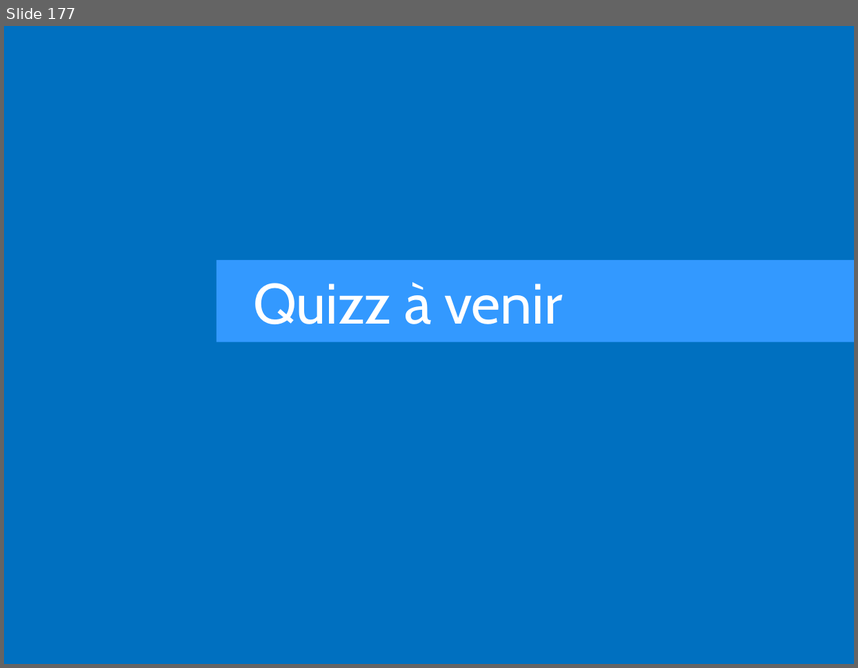
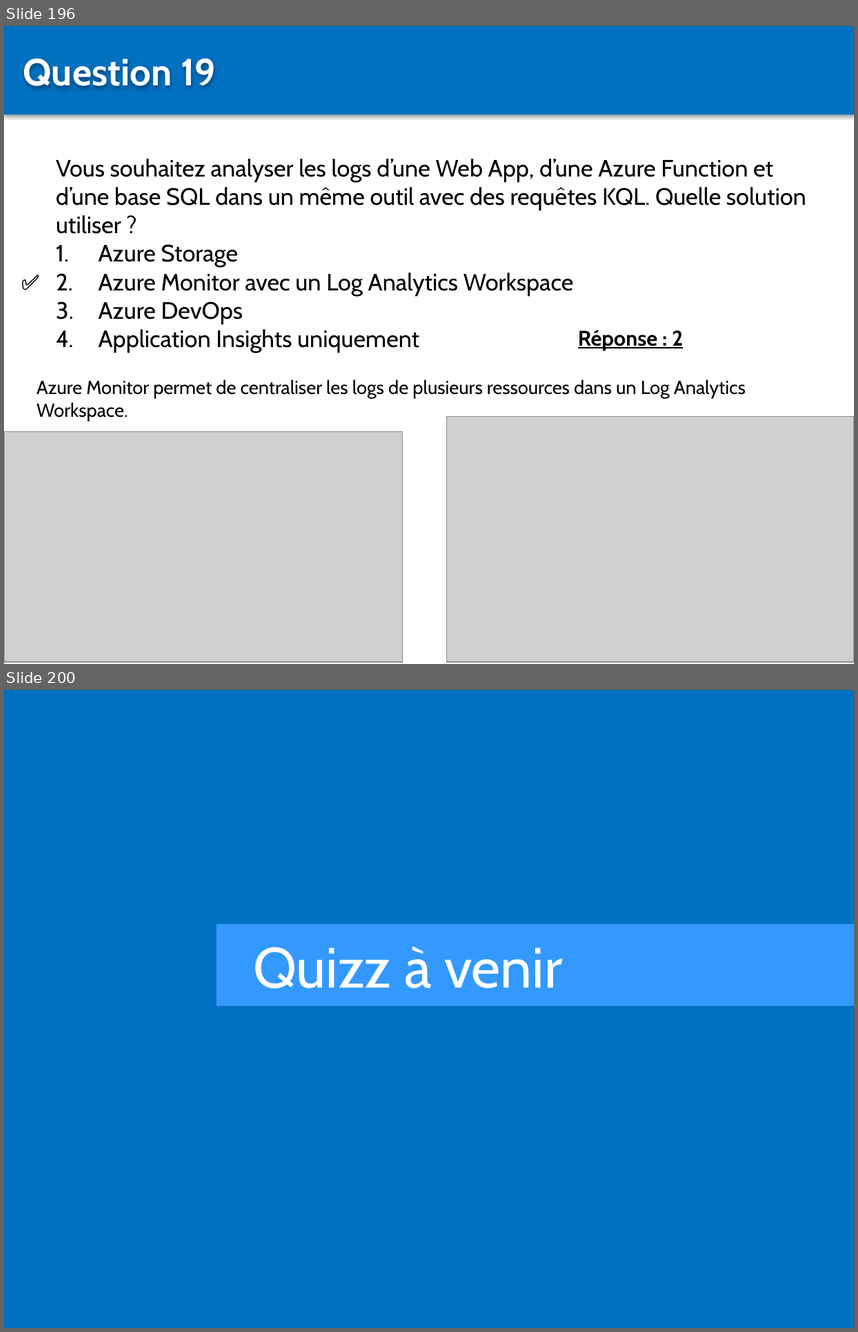
Before and after one commit to Sybaris-Classroom/az-204, a slide deck: Quiz/Quiz.pptx. Shown one above the other, each under a label of ours: slide 177 before the commit, slides 196 and 200 after it; the slides between them are not shown. The pictures are 858x668 and 858x1332 pixels, drawn with LibreOffice and Linux fonts; fonts in the diff are those of the drawing; grey boxes stand for pictures. Boxes give left, top, right and bottom in pixels: in the first picture for what was removed or moved away, otherwise in the second. Text is boxed around its words. In the diff, an @@ line names an element or a change of style, - is before the commit and + after.

```diff
--- a/Quiz/Quiz.pptx
+++ b/Quiz/Quiz.pptx
@@ slide 196 added at [4,26,854,664], background #FFFFFF @@
@@ rectangle added at [4,26,854,114], fill #0070C0 @@
@@ text added at [23,58,216,88], 32 pt, text #FFFFFF, bold @@
+Question 19
@@ text added at [56,158,806,324], 20 pt, text #000000 @@
+Vous souhaitez analyser les logs d’une Web App, d’une Azure Function et d’une base SQL dans un même outil avec des requêtes KQL. Quelle solution utiliser ?
+1. Azure Storage
+2. Azure Monitor avec un Log Analytics Workspace
+3. Azure DevOps
+4. Application Insights uniquement
@@ text added at [12,265,64,299], 18 pt, text #000000, bold @@
+✅
@@ text added at [578,330,683,350], 18 pt, text #000000, bold, underline @@
+Réponse : 2
@@ text added at [36,379,746,421], 16 pt, text #000000 @@
+Azure Monitor permet de centraliser les logs de plusieurs ressources dans un Log Analytics Workspace.
@@ picture added at [447,416,854,662] @@
@@ picture added at [4,432,403,661] @@
@@ what was slide 177 is now slide 200 @@
```
Also in this commit, not shown: 1 slide changed, 22 other slides added, 6 other files.
